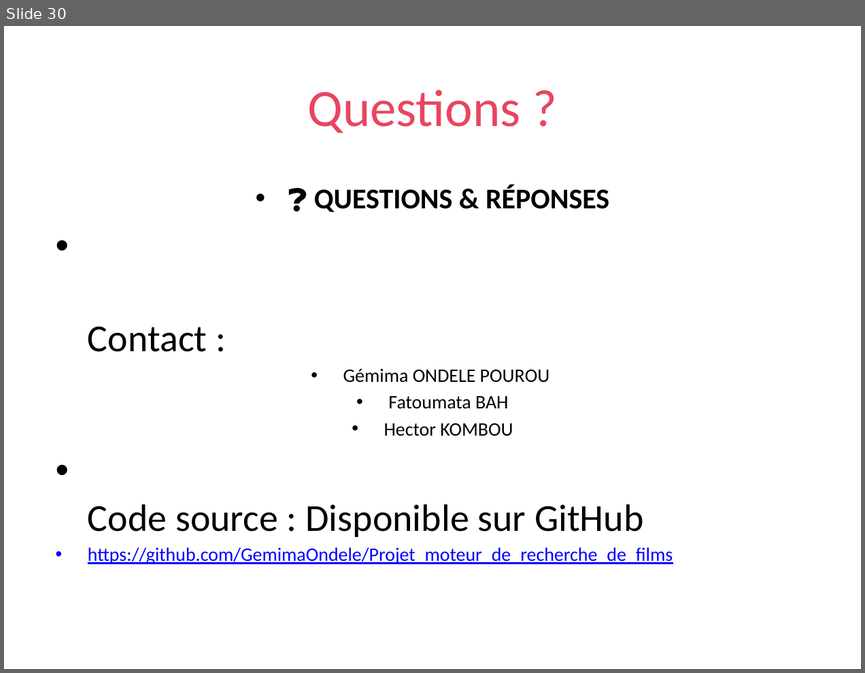
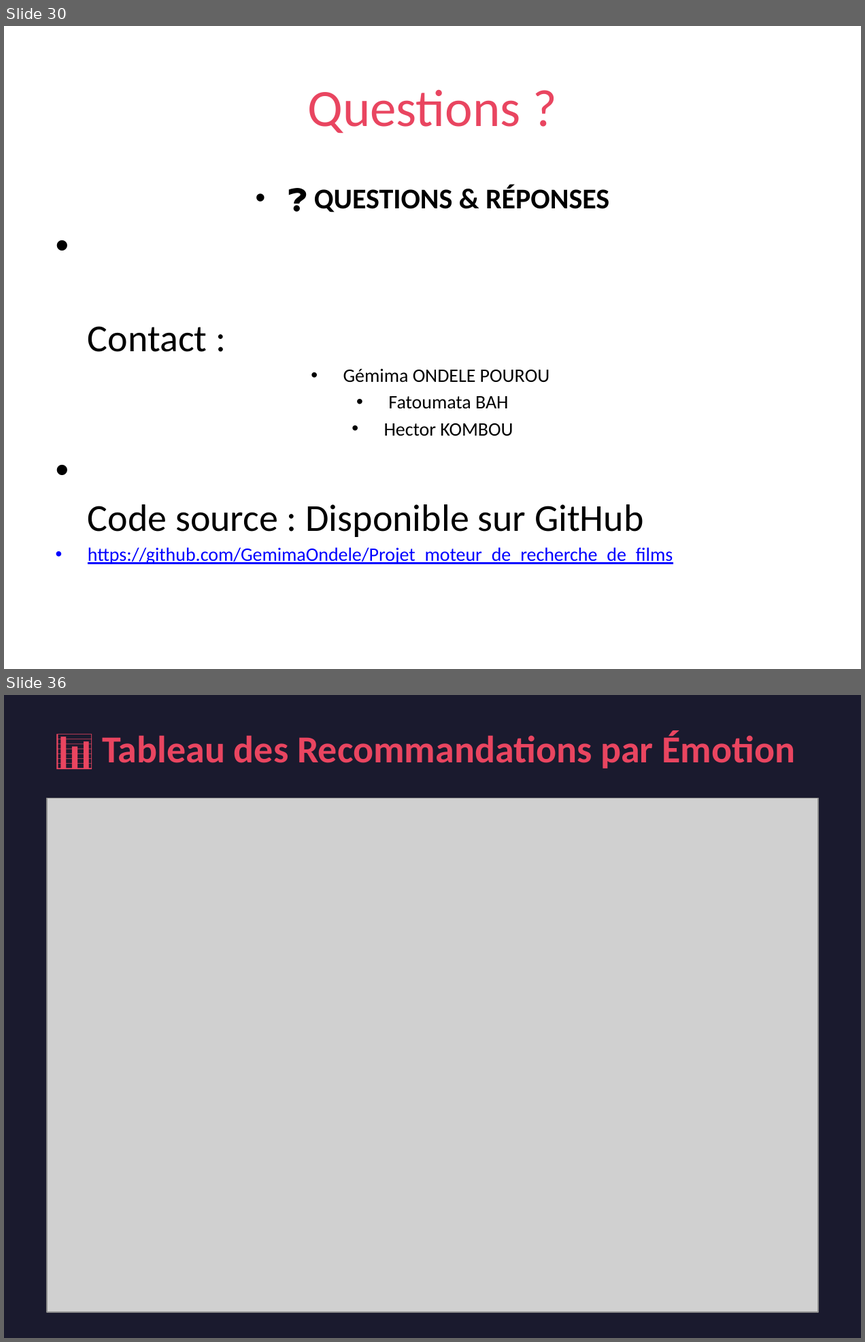
Before and after one commit to GemimaOndele/Projet_moteur_de_recherche_de_films, a slide deck: MovieMood_Presentation.pptx. Shown one above the other, each under a label of ours: slide 30 before the commit, slides 30 and 36 after it; the slides between them are not shown. The pictures are 865x673 and 865x1342 pixels, drawn with LibreOffice and Linux fonts; fonts in the diff are those of the drawing; grey boxes stand for pictures. Boxes give left, top, right and bottom in pixels: in the first picture for what was removed or moved away, otherwise in the second. Text is boxed around its words. In the diff, an @@ line names an element or a change of style, - is before the commit and + after.

```diff
--- a/MovieMood_Presentation.pptx
+++ b/MovieMood_Presentation.pptx
@@ slide 36 added at <box>4,695,861,1338</box>, background #1A1A2E @@
@@ text added at <box>102,731,795,768</box>, 32 pt, text #E94560, bold @@
+📊 Tableau des Recommandations par Émotion
@@ picture added at <box>47,798,818,1312</box> @@
```
Also in this commit, not shown: 1 slide changed, 11 other slides added, 10 other files.
